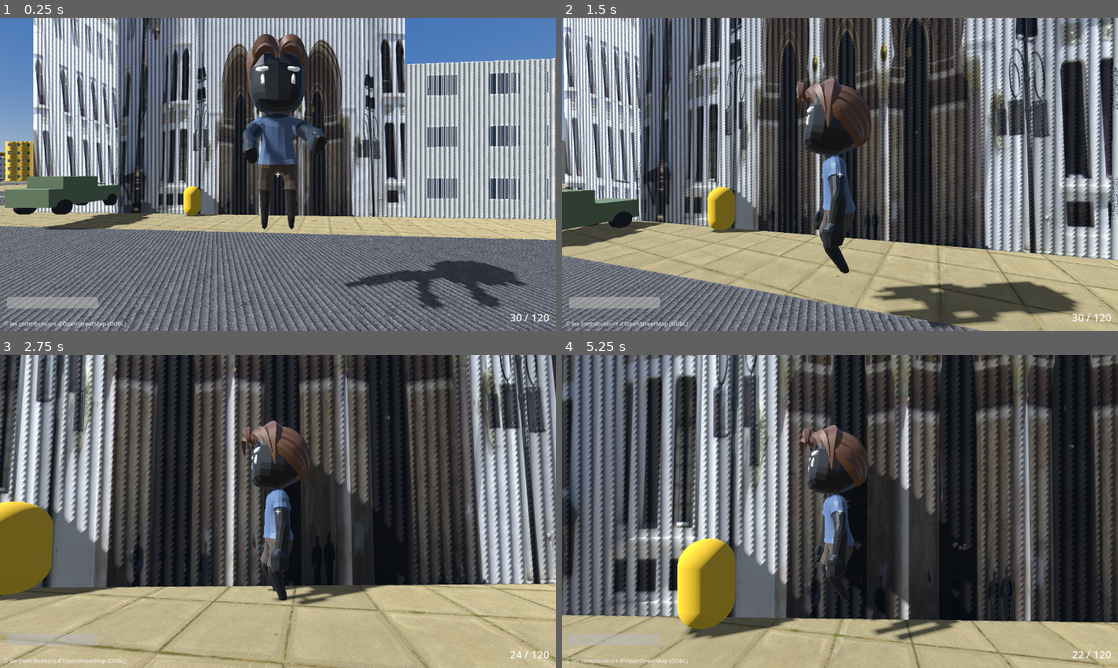
Above: before the commit, frames 1-4 (two rows, left to right).
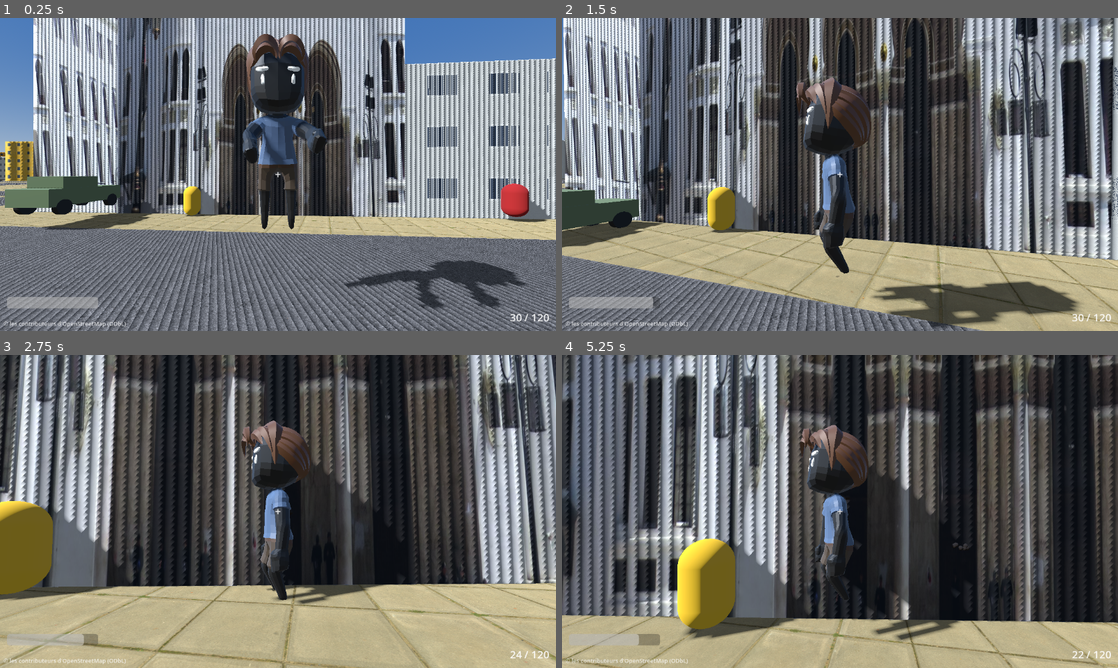
Above: after the commit, the same moments.

Repository: LogixSolutions94/GTDZ
Game: Godot game, scene res://scenes/city_test.tscn
The game is run twice, just before and just after one commit, with the same random seed, the same clock (stepped at 60 frames per second) and the same inputs.
Inputs (mouse positions are in pixels of both pictures, inside the frame that each line leads up to):
- Up to frame 1 (0.25 s): no input
- Up to frame 2 (1.5 s): move the mouse to (867, 174) at 0.52 s; hold Right mouse button (aim) 0.53-1.28 s; hold W (move_forward) from 0.53 s (still down); tap Space (jump) at 0.77 s; move the mouse to (812, 174) at 1.27 s; tap E (interact) at 1.35 s
- Up to frame 3 (2.75 s): keep holding W (move_forward); tap Space (jump) at 1.52 s; move the mouse to (289, 505) at 2.02 s; press the mouse at (289, 505) at 2.03 s
- Up to frame 4 (5.25 s): keep holding W (move_forward); move the mouse to (834, 517) at 2.77 s; release the mouse at (834, 517) at 2.78 s; tap Shift (sprint) at 2.85 s; tap Space (jump) at 3.02, 3.77, 4.52 s; move the mouse to (878, 514) at 3.52 s; hold Right mouse button (aim) 3.53-4.28 s; move the mouse to (795, 508) at 4.27 s; tap E (interact) at 4.35 s; move the mouse to (845, 511) at 5.02 s; press the mouse at (845, 511) at 5.03 s

The runs differ from the first frame. In frame 1, 0.7% of the frame differs, in the area x 90-99%, y 52-66%; in frame 2, less than 0.1%; in frame 3, 3.9%, in the area x 0-100%, y 0-100%; in frame 4, 0.4%.

Commit message:
IA ennemie : machine a etats PATROL/CHASE/ATTACK avec navmesh et ligne de vue
- systems/enemy.gd : patrouille entre points avec pause, detection par zone
  18 m + raycast de ligne de vue (pas de detection a travers les murs),
  poursuite via NavigationAgent3D (repli ligne droite tant que le navmesh
  n est pas bake), riposte hitscan volontairement imprecise (3 deg, 8 degats,
  cadence 1.5 s), se faire tirer dessus revele le joueur
- nav_baker.gd + NavigationRegion3D : navmesh bake au chargement (async)
  sur la zone jouable (AABB 500 m autour de la place)
- 5 ennemis places sur la place de la Grande Poste et rues adjacentes
- Verifie en headless : detection -> ATTACK confirmee, patrouille confirmee
  (traces de positions), zero erreur script

Co-Authored-By: Claude Fable 5 <noreply@anthropic.com>

Diff:
--- a/game/scenes/city_test.tscn
+++ b/game/scenes/city_test.tscn
@@ -7,6 +7,8 @@
 [ext_resource type="PackedScene" path="res://scenes/ui/hud.tscn" id="5_hud"]
 [ext_resource type="PackedScene" path="res://scenes/enemies/target_dummy.tscn" id="6_dummy"]
 [ext_resource type="PackedScene" path="res://scenes/vehicles/jeep.tscn" id="7_jeep"]
+[ext_resource type="PackedScene" path="res://scenes/enemies/enemy.tscn" id="8_enemy"]
+[ext_resource type="Script" path="res://scripts/systems/nav_baker.gd" id="9_navbaker"]
 
 [sub_resource type="ProceduralSkyMaterial" id="SkyMat"]
 sky_top_color = Color(0.25, 0.45, 0.72, 1)
@@ -23,6 +25,17 @@
 ambient_light_source = 2
 ambient_light_color = Color(0.62, 0.66, 0.71, 1)
 ambient_light_energy = 0.7
+
+[sub_resource type="NavigationMesh" id="NavMesh"]
+geometry_parsed_geometry_type = 1
+geometry_source_geometry_mode = 1
+geometry_source_group_name = &"navsource"
+cell_size = 0.25
+cell_height = 0.25
+agent_height = 1.8
+agent_radius = 0.6
+filter_baking_aabb = AABB(-250, -5, -250, 500, 40, 500)
+filter_baking_aabb_offset = Vector3(410, 0, 80)
 
 [sub_resource type="StandardMaterial3D" id="GroundMat"]
 albedo_color = Color(0.82, 0.8, 0.76, 1)
@@ -44,13 +57,13 @@
 shadow_enabled = true
 directional_shadow_max_distance = 150.0
 
-[node name="Ground" type="CSGBox3D" parent="."]
+[node name="Ground" type="CSGBox3D" parent="." groups=["navsource"]]
 transform = Transform3D(1, 0, 0, 0, 1, 0, 0, 0, 1, 0, -0.5, 0)
 use_collision = true
 size = Vector3(3000, 1, 3000)
 material = SubResource("GroundMat")
 
-[node name="AlgerCentre" parent="." instance=ExtResource("2_city")]
+[node name="AlgerCentre" parent="." instance=ExtResource("2_city") groups=["navsource"]]
 script = ExtResource("3_citymat")
 
 [node name="Player" parent="." instance=ExtResource("1_player")]
@@ -70,6 +83,27 @@
 [node name="Jeep" parent="." instance=ExtResource("7_jeep")]
 transform = Transform3D(-0.224, 0, 0.974, 0, 1, 0, -0.974, 0, -0.224, 424, 1, 91)
 
+[node name="NavRegion" type="NavigationRegion3D" parent="."]
+navigation_mesh = SubResource("NavMesh")
+script = ExtResource("9_navbaker")
+
+[node name="Enemy1" parent="." instance=ExtResource("8_enemy")]
+transform = Transform3D(1, 0, 0, 0, 1, 0, 0, 0, 1, 418, 0.5, 68)
+
+[node name="Enemy2" parent="." instance=ExtResource("8_enemy")]
+transform = Transform3D(1, 0, 0, 0, 1, 0, 0, 0, 1, 398, 0.5, 100)
+
+[node name="Enemy3" parent="." instance=ExtResource("8_enemy")]
+transform = Transform3D(1, 0, 0, 0, 1, 0, 0, 0, 1, 382, 0.5, 62)
+patrol_offsets = Array[Vector3]([Vector3(0, 0, 12), Vector3(-8, 0, 12), Vector3(-8, 0, 0)])
+
+[node name="Enemy4" parent="." instance=ExtResource("8_enemy")]
+transform = Transform3D(1, 0, 0, 0, 1, 0, 0, 0, 1, 432, 0.5, 108)
+
+[node name="Enemy5" parent="." instance=ExtResource("8_enemy")]
+transform = Transform3D(1, 0, 0, 0, 1, 0, 0, 0, 1, 452, 0.5, 60)
+patrol_offsets = Array[Vector3]([Vector3(-12, 0, 0), Vector3(-12, 0, -10)])
+
 [node name="HUD" type="CanvasLayer" parent="."]
 
 [node name="OsmCredit" type="Label" parent="HUD"]
--- /dev/null
+++ b/game/scenes/enemies/enemy.tscn
@@ -0,0 +1,61 @@
+[gd_scene load_steps=10 format=3]
+
+[ext_resource type="Script" path="res://scripts/systems/enemy.gd" id="1_enemy"]
+[ext_resource type="Script" path="res://scripts/systems/health.gd" id="2_health"]
+[ext_resource type="AudioStream" path="res://assets/sounds/kenney/enemy_attack.ogg" id="3_attack"]
+[ext_resource type="AudioStream" path="res://assets/sounds/kenney/enemy_hurt.ogg" id="4_hurt"]
+[ext_resource type="AudioStream" path="res://assets/sounds/kenney/enemy_destroy.ogg" id="5_death"]
+
+[sub_resource type="CapsuleShape3D" id="EnemyShape"]
+height = 1.8
+
+[sub_resource type="CapsuleMesh" id="EnemyMesh"]
+height = 1.8
+
+[sub_resource type="StandardMaterial3D" id="EnemyMat"]
+albedo_color = Color(0.55, 0.12, 0.12, 1)
+
+[sub_resource type="SphereShape3D" id="DetectShape"]
+radius = 18.0
+
+[node name="Enemy" type="CharacterBody3D"]
+script = ExtResource("1_enemy")
+
+[node name="CollisionShape3D" type="CollisionShape3D" parent="."]
+transform = Transform3D(1, 0, 0, 0, 1, 0, 0, 0, 1, 0, 0.9, 0)
+shape = SubResource("EnemyShape")
+
+[node name="MeshInstance3D" type="MeshInstance3D" parent="."]
+transform = Transform3D(1, 0, 0, 0, 1, 0, 0, 0, 1, 0, 0.9, 0)
+mesh = SubResource("EnemyMesh")
+material_override = SubResource("EnemyMat")
+
+[node name="Health" type="Node" parent="."]
+script = ExtResource("2_health")
+max_health = 50.0
+
+[node name="NavigationAgent3D" type="NavigationAgent3D" parent="."]
+path_desired_distance = 1.0
+target_desired_distance = 1.5
+path_height_offset = 0.0
+
+[node name="ShotSound" type="AudioStreamPlayer3D" parent="."]
+transform = Transform3D(1, 0, 0, 0, 1, 0, 0, 0, 1, 0, 1.6, 0)
+stream = ExtResource("3_attack")
+
+[node name="HurtSound" type="AudioStreamPlayer3D" parent="."]
+transform = Transform3D(1, 0, 0, 0, 1, 0, 0, 0, 1, 0, 1.2, 0)
+stream = ExtResource("4_hurt")
+
+[node name="DeathSound" type="AudioStreamPlayer3D" parent="."]
+transform = Transform3D(1, 0, 0, 0, 1, 0, 0, 0, 1, 0, 1.2, 0)
+stream = ExtResource("5_death")
+
+[node name="DetectionArea" type="Area3D" parent="."]
+
+[node name="CollisionShape3D" type="CollisionShape3D" parent="DetectionArea"]
+transform = Transform3D(1, 0, 0, 0, 1, 0, 0, 0, 1, 0, 1, 0)
+shape = SubResource("DetectShape")
+
+[connection signal="body_entered" from="DetectionArea" to="." method="_on_detection_body_entered"]
+[connection signal="body_exited" from="DetectionArea" to="." method="_on_detection_body_exited"]
--- /dev/null
+++ b/game/scripts/systems/enemy.gd
@@ -0,0 +1,190 @@
+class_name Enemy
+extends CharacterBody3D
+## Ennemi : PATROL -> (zone de détection + ligne de vue) -> CHASE (NavigationAgent3D,
+## repli en ligne droite si le navmesh n'est pas prêt) -> ATTACK (hitscan peu précis).
+## Pattern inspiré de enemy.gd du GodotFPS-Template de bukkbeek (MIT), restructuré
+## en machine à états.
+
+enum State { PATROL, CHASE, ATTACK }
+
+@export var patrol_offsets: Array[Vector3] = [Vector3(10, 0, 0), Vector3(10, 0, 8), Vector3(0, 0, 8)]
+@export var patrol_speed := 2.5
+@export var chase_speed := 4.5
+@export var pause_time := 2.0
+@export var attack_range := 13.0
+@export var attack_interval := 1.5
+@export var attack_damage := 8.0
+@export var attack_spread_deg := 3.0
+@export var lose_target_distance := 60.0
+
+var state: State = State.PATROL
+var _player: Node3D = null
+var _player_in_zone := false
+var _detected := false
+var _patrol_targets: Array[Vector3] = []
+var _patrol_index := 0
+var _pause := 0.0
+var _attack_cooldown := 0.0
+var _los_timer := 0.0
+
+@onready var agent: NavigationAgent3D = $NavigationAgent3D
+@onready var health: Health = $Health
+@onready var collision: CollisionShape3D = $CollisionShape3D
+
+
+func _ready() -> void:
+	_patrol_targets.append(global_position)
+	for offset in patrol_offsets:
+		_patrol_targets.append(global_position + offset)
+	health.died.connect(_on_died)
+	# Se faire tirer dessus révèle le joueur, même hors zone de détection.
+	health.changed.connect(func(_c: float, _m: float):
+		_set_detected(true)
+		var hurt := get_node_or_null("HurtSound")
+		if hurt:
+			hurt.play())
+	_player = get_tree().get_first_node_in_group("player")
+
+
+func _physics_process(delta: float) -> void:
+	if health.current <= 0.0 or _player == null:
+		return
+	if not is_on_floor():
+		velocity += get_gravity() * delta
+	_attack_cooldown = maxf(0.0, _attack_cooldown - delta)
+	_los_timer -= delta
+	if _los_timer <= 0.0:
+		_los_timer = 0.25
+		_update_detection()
+	match state:
+		State.PATROL:
+			_patrol(delta)
+		State.CHASE:
+			_chase(delta)
+		State.ATTACK:
+			_attack(delta)
+	move_and_slide()
+
+
+func _set_detected(value: bool) -> void:
+	if value and not _detected:
+		_detected = true
+		state = State.CHASE
+	elif not value:
+		_detected = false
+		state = State.PATROL
+
+
+func _update_detection() -> void:
+	if _detected:
+		if global_position.distance_to(_player.global_position) > lose_target_distance:
+			_set_detected(false)
+		return
+	if _player_in_zone and _has_line_of_sight():
+		_set_detected(true)
+
+
+func _has_line_of_sight() -> bool:
+	var from := global_position + Vector3.UP * 1.6
+	var to := _player.global_position + Vector3.UP * 1.2
+	var query := PhysicsRayQueryParameters3D.create(from, to)
+	query.exclude = [get_rid()]
+	var hit := get_world_3d().direct_space_state.intersect_ray(query)
+	return not hit.is_empty() and hit.collider == _player
+
+
+func _patrol(delta: float) -> void:
+	if _pause > 0.0:
+		_pause -= delta
+		velocity.x = 0.0
+		velocity.z = 0.0
+		return
+	var target := _patrol_targets[_patrol_index]
+	if global_position.distance_to(target) < 1.2:
+		_pause = pause_time
+		_patrol_index = (_patrol_index + 1) % _patrol_targets.size()
+		return
+	_move_towards(target, patrol_speed, delta)
+
+
+func _chase(delta: float) -> void:
+	var dist := global_position.distance_to(_player.global_position)
+	if dist < attack_range and _has_line_of_sight():
+		state = State.ATTACK
+		return
+	agent.target_position = _player.global_position
+	var next := agent.get_next_path_position()
+	if agent.is_navigation_finished() or next.distance_to(global_position) < 0.05:
+		next = _player.global_position  # repli si navmesh indisponible
+	_move_towards(next, chase_speed, delta)
+
+
+func _attack(delta: float) -> void:
+	var dist := global_position.distance_to(_player.global_position)
+	if dist > attack_range * 1.3 or not _has_line_of_sight():
+		state = State.CHASE
+		return
+	velocity.x = 0.0
+	velocity.z = 0.0
+	_face(_player.global_position, delta)
+	if _attack_cooldown <= 0.0:
+		_attack_cooldown = attack_interval
+		_fire()
+
+
+func _fire() -> void:
+	var from := global_position + Vector3.UP * 1.6
+	var dir := (_player.global_position + Vector3.UP * 1.0 - from).normalized()
+	dir = dir.rotated(Vector3.UP, deg_to_rad(randf_range(-attack_spread_deg, attack_spread_deg)))
+	var side := dir.cross(Vector3.UP).normalized()
+	dir = dir.rotated(side, deg_to_rad(randf_range(-attack_spread_deg, attack_spread_deg)))
+	var query := PhysicsRayQueryParameters3D.create(from, from + dir * 120.0)
+	query.exclude = [get_rid()]
+	var hit := get_world_3d().direct_space_state.intersect_ray(query)
+	var sound := get_node_or_null("ShotSound")
+	if sound:
+		sound.play()
+	if hit.is_empty():
+		return
+	var target: Object = hit.collider
+	if target is Node and target.has_node("Health"):
+		target.get_node("Health").take_damage(attack_damage)
+
+
+func _move_towards(target: Vector3, speed: float, delta: float) -> void:
+	var dir := target - global_position
+	dir.y = 0.0
+	if dir.length() < 0.05:
+		return
+	dir = dir.normalized()
+	velocity.x = dir.x * speed
+	velocity.z = dir.z * speed
+	_face(global_position + dir, delta)
+
+
+func _face(point: Vector3, delta: float) -> void:
+	var to := point - global_position
+	if Vector2(to.x, to.z).length_squared() > 0.001:
+		rotation.y = lerp_angle(rotation.y, atan2(to.x, to.z), 8.0 * delta)
+
+
+func _on_died() -> void:
+	set_physics_process(false)
+	collision.set_deferred("disabled", true)
+	var death := get_node_or_null("DeathSound")
+	if death:
+		death.play()
+	var tween := create_tween()
+	tween.tween_property(self, "rotation:x", -PI / 2.0, 0.4)
+	tween.tween_interval(2.0)
+	tween.tween_callback(queue_free)
+
+
+func _on_detection_body_entered(body: Node3D) -> void:
+	if body.is_in_group("player"):
+		_player_in_zone = true
+
+
+func _on_detection_body_exited(body: Node3D) -> void:
+	if body.is_in_group("player"):
+		_player_in_zone = false
--- /dev/null
+++ b/game/scripts/systems/nav_baker.gd
@@ -0,0 +1,10 @@
+extends NavigationRegion3D
+## Bake le navmesh au chargement de la scène (asynchrone, sur thread) à partir
+## des nœuds du groupe "navsource" (ville + sol), limité à la zone jouable
+## par filter_baking_aabb. Les ennemis ont un repli en ligne droite tant que
+## le bake n'est pas terminé.
+
+
+func _ready() -> void:
+	bake_finished.connect(func(): print("[nav] navmesh prêt (%d polygones)" % navigation_mesh.get_polygon_count()))
+	call_deferred("bake_navigation_mesh")
Not shown: 1 places in game/scenes/city_test.tscn that only renumber resources
Not shown, added: game/scripts/systems/enemy.gd.uid
Not shown, added: game/scripts/systems/nav_baker.gd.uid
